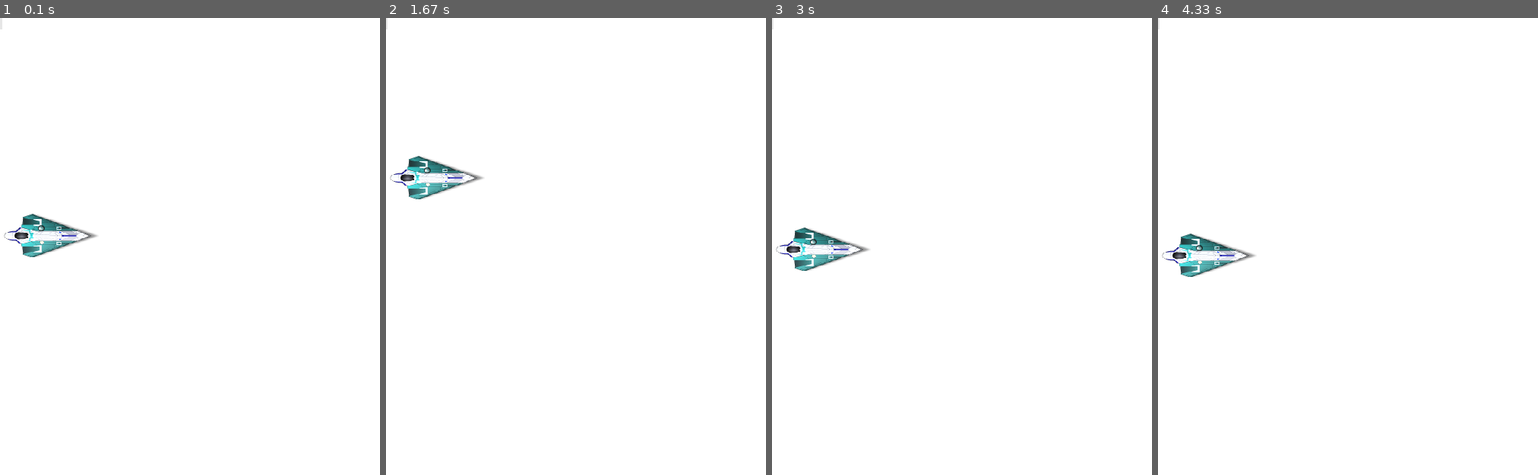
Above: before the commit, frames 1-4 (left to right).
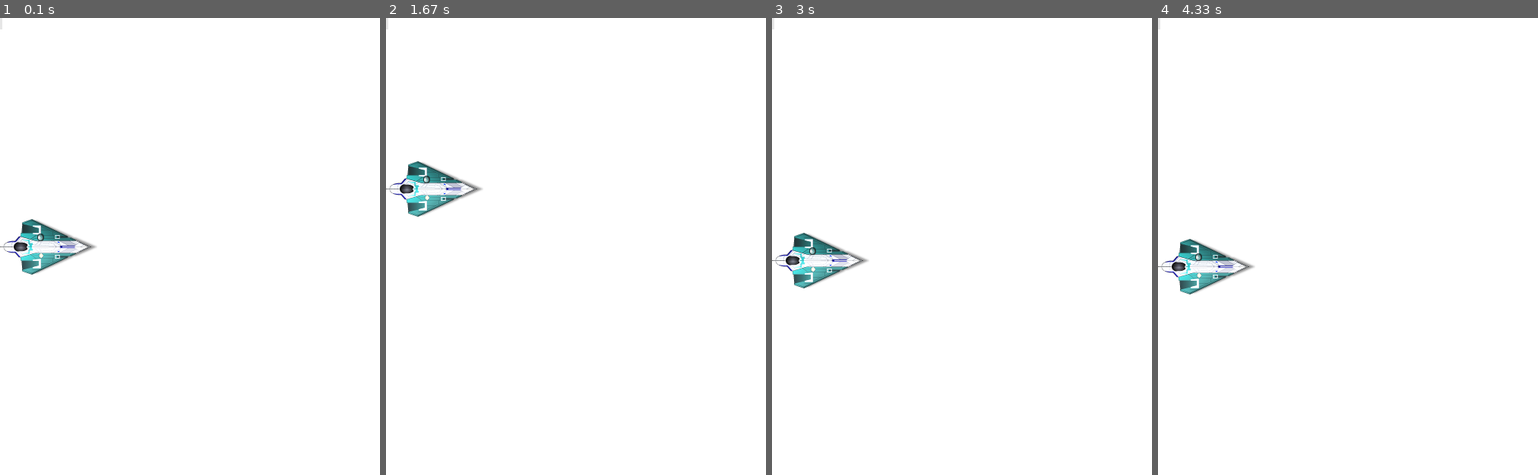
Above: after the commit, the same moments.

Repository: MarwanBit/python_crash_course_practice_files
Game: pygame game, started from pygame_experimentation/12-5_sideways_shooter.py
Same seed, same stepped clock (60 frames per second), same inputs: the game is played once before the commit and once after it.
Inputs:
- Up to frame 1 (0.1 s): no input
- Up to frame 2 (1.67 s): hold Space 0.33-0.8 s; hold Right 0.33-0.8 s; hold Right 0.83-1.3 s; hold Right from 1.33 s (still down)
- Up to frame 3 (3 s): release Right at 1.8 s; hold Left 1.83-2.37 s; hold Left 2.4-2.8 s; hold Right from 2.83 s (still down)
- Up to frame 4 (4.33 s): release Right at 3.47 s; hold Left 3.5-3.97 s; hold Right from 4 s (still down)

The runs differ from the first frame. In frame 1, 1.7% of the frame differs, in the area x 0-26%, y 42-57%; in frame 2, 1.7%, in the area x 0-26%, y 0-44%; in frame 3, 1.7%; in frame 4, 1.7%.

Commit message:
Update 12-5_sideways_shooter.py

Diff:
--- a/pygame_experimentation/12-5_sideways_shooter.py
+++ b/pygame_experimentation/12-5_sideways_shooter.py
@@ -20,6 +20,7 @@
 		self.bullet_image_top = self.ship
 		#Speed of the Bullet
 		self.speed_factor = 1
+		self.shot_loop_bool = False
 
 	def draw_bullet(self):
 		'''draws the bullet'''
@@ -27,7 +28,8 @@
 
 	def bullet_update(self):
 		'''updates the bullet when space bar is pressed'''
-		self.bullet_image.x -= self.speed_factor
+		if self.shot_loop_bool:
+			self.bullet_image.x -= self.speed_factor
 
 
 class Ship(pygame.sprite.Sprite):
@@ -57,7 +59,6 @@
 
 	def draw_sprite(self):
 		'''draws the sprite over the screen'''
-		self.image = pygame.transform.scale(self.image, (100, 130))
 		self.screen.blit(pygame.transform.rotate(self.image, 90), self.image_rect)
 
 	def update_sprite(self):
@@ -102,7 +103,7 @@
 			if event.key == pygame.K_LEFT:
 				ship.left_movement_flag = True
 			if event.key == pygame.K_SPACE:
-				bullet.bullet_update()
+				bullet.shot_loop_bool = True
 		if event.type == pygame.KEYUP:
 			if event.key == pygame.K_RIGHT:
 				ship.right_movement_flag = False
